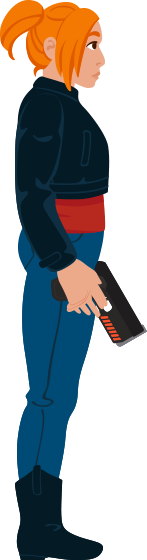
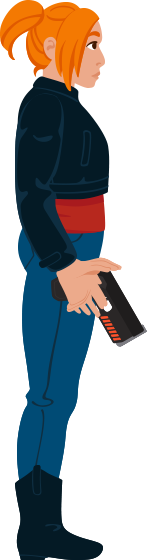
Layers edited between the first and the second 147×560 image:
added layer "hand front - push" in group "hand front" over [56,257,122,278]
added layer "hand back - push" in group "hand back" over [56,257,122,278]
